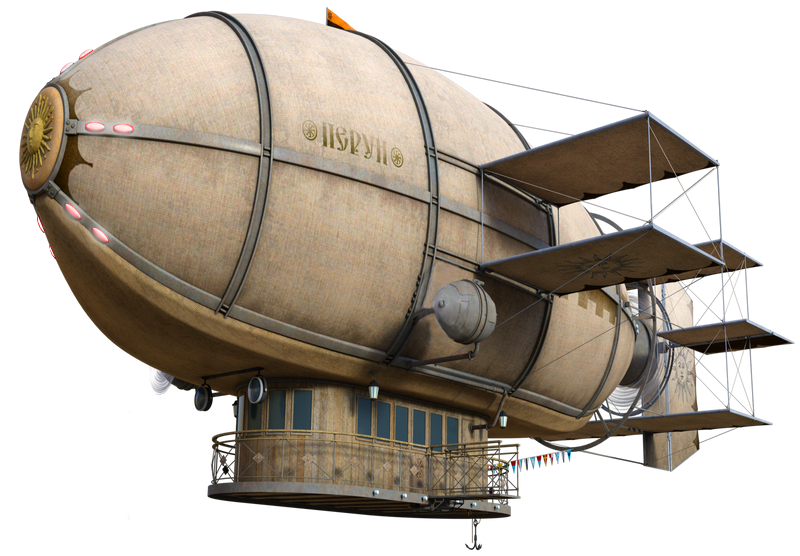
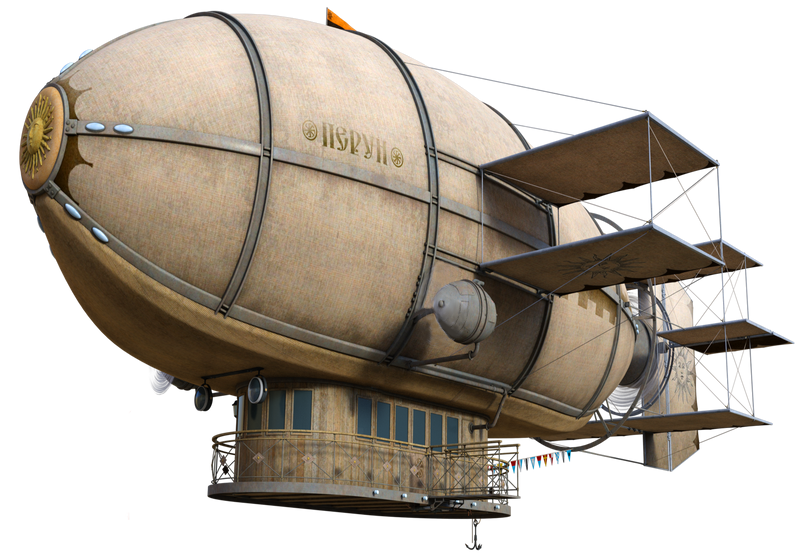
Before/after of a 800 × 556 layered artwork. What changed in the layer stack:
hid "Eingefügte Ebene" over 36, 47, 144, 262
hid "honey #8" over 49, 49, 133, 259
hid "Eingefügte Ebene-Kopie" over 36, 47, 121, 249
hid "Eingefügte Ebene #1" over 36, 62, 104, 233
added layer "5974f953-6742-4fd8-915c-62223b4ebb93.png-Kopie" above "5974f953-6742-4fd8-915c-62223b4ebb93.png" over 36, 47, 512, 430
hid "5974f953-6742-4fd8-915c-62223b4ebb93.png" over 36, 47, 512, 430
